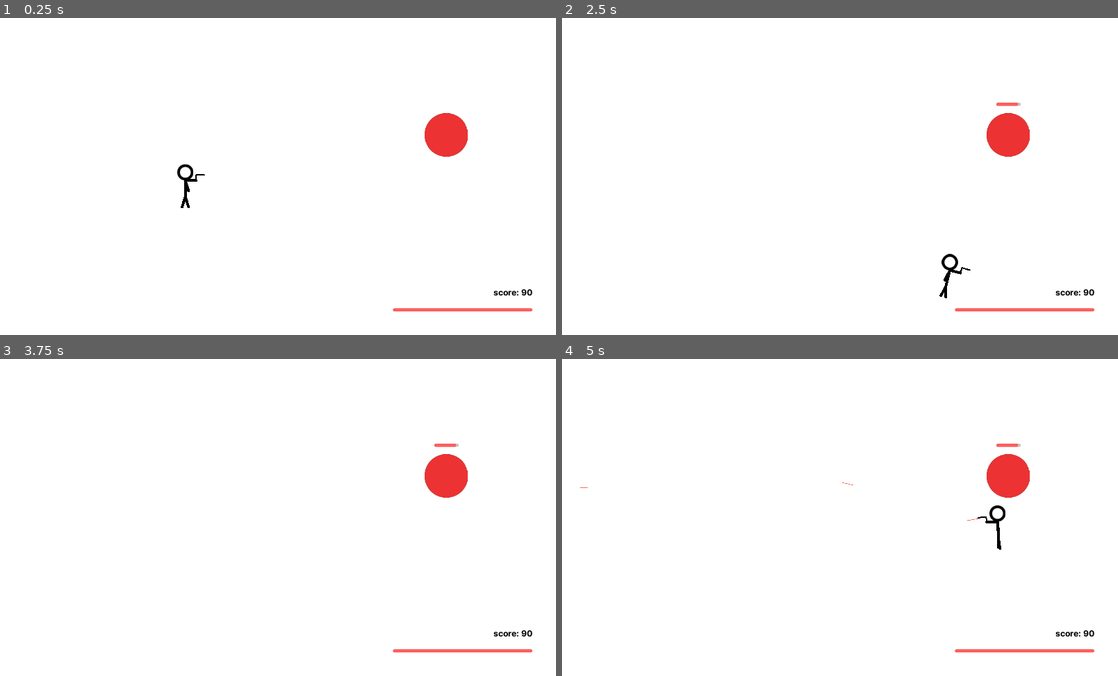
Above: before the commit, frames 1-4 (two rows, left to right).
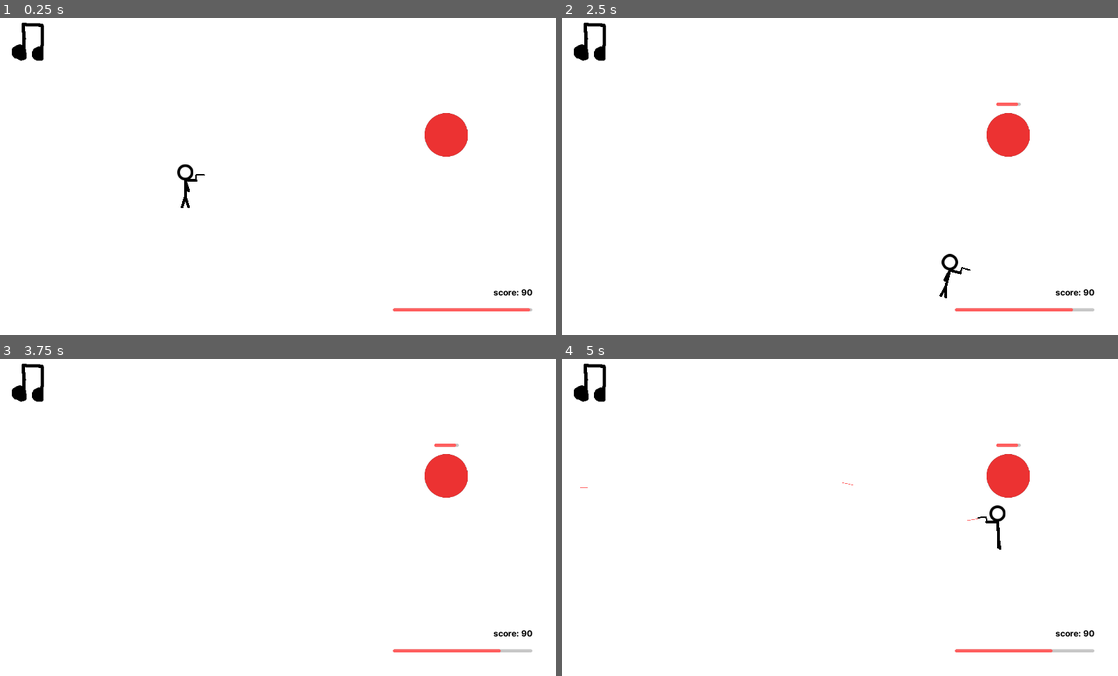
Above: after the commit, the same moments.

Repository: illogicalapple/stickmaniac
Game: Godot game, scene res://Root.tscn
The game is run twice, just before and just after one commit, with the same random seed, the same clock (stepped at 60 frames per second) and the same inputs.
Inputs (mouse positions are in pixels of both pictures, inside the frame that each line leads up to):
- Up to frame 1 (0.25 s): no input
- Up to frame 2 (2.5 s): click (595, 37) at 0.52 s; tap Enter at 1.25 s; hold Right (ui_right) 1.28-2.03 s; hold Space (pew_pew) 1.28-2.03 s; hold Down (ui_down) from 2.03 s (still down); tap Space (pew_pew) at 2.1 s
- Up to frame 3 (3.75 s): release Down (ui_down) at 2.78 s; hold Right (ui_right) 2.78-3.53 s; hold Space (pew_pew) 2.78-3.53 s; hold Up (ui_up) from 3.53 s (still down); tap Space (pew_pew) at 3.6 s
- Up to frame 4 (5 s): tap Enter at 4.25 s; release Up (ui_up) at 4.28 s; hold Left (ui_left) from 4.28 s (still down); hold Space (pew_pew) from 4.28 s (still down)

The runs differ from the first frame. In frame 1, 0.3% of the frame differs, in the area x 2-96%, y 1-93%; in frame 2, 0.4%; in frame 3, 0.4%; in frame 4, 0.4%.

Commit message:
add music button; player damage signal
player still cant get hit by enemy but health will drain slowly to display the signal working

Diff:
--- a/GUI.gd
+++ /dev/null
@@ -1,7 +0,0 @@
-extends Control
-
-func _ready():
-	get_node("/root/Root/Stickmin").connect("damage", self, "on_damage")
-
-func _on_damage(amount):
-	$HealthBar.value -= amount
--- a/Root.tscn
+++ b/Root.tscn
@@ -1,11 +1,12 @@
-[gd_scene load_steps=7 format=2]
+[gd_scene load_steps=8 format=2]
 
 [ext_resource path="res://Root.gd" type="Script" id=1]
 [ext_resource path="res://stickmin/Stickmin.tscn" type="PackedScene" id=2]
 [ext_resource path="res://spawners/Spawners.tscn" type="PackedScene" id=3]
-[ext_resource path="res://GUI.tscn" type="PackedScene" id=4]
+[ext_resource path="res://ui/GUI.tscn" type="PackedScene" id=4]
 [ext_resource path="res://enemy/Enemy.tscn" type="PackedScene" id=5]
-[ext_resource path="res://GUI.gd" type="Script" id=6]
+[ext_resource path="res://sound/game-music.mp3" type="AudioStream" id=6]
+[ext_resource path="res://sound/SoundPlayer.gd" type="Script" id=7]
 
 [node name="Root" type="Node"]
 script = ExtResource( 1 )
@@ -13,7 +14,6 @@
 [node name="GUI" parent="." instance=ExtResource( 4 )]
 grow_horizontal = 2
 grow_vertical = 2
-script = ExtResource( 6 )
 
 [node name="Stickmin" parent="." instance=ExtResource( 2 )]
 
@@ -22,4 +22,10 @@
 [node name="Enemy" parent="." instance=ExtResource( 5 )]
 position = Vector2( 822, 231 )
 
+[node name="SoundPlayer" type="Node2D" parent="."]
+script = ExtResource( 7 )
+
+[node name="Music" type="AudioStreamPlayer" parent="SoundPlayer"]
+stream = ExtResource( 6 )
+
 [connection signal="damage" from="Stickmin" to="GUI" method="_on_Stickmin_damage"]
--- /dev/null
+++ b/sound/SoundPlayer.gd
@@ -0,0 +1,15 @@
+extends Node2D
+
+onready var root = get_tree().current_scene
+
+var music_enabled = false
+
+func _ready():
+	root.get_node("GUI").connect("music_toggled", self, "_on_Music_toggled")
+
+func _on_Music_toggled():
+	if music_enabled:
+		music_enabled = false
+	else:
+		music_enabled = true
+	$Music.playing = music_enabled
--- a/stickmin/Stickmin.gd
+++ b/stickmin/Stickmin.gd
@@ -3,7 +3,7 @@
 signal damage(amount)
 
 func _process(_delta):
-	pass
+	emit_signal("damage", 0.1)
 
 func _on_Hurtbox_area_entered(body):
 	print("hurt")
--- /dev/null
+++ b/ui/GUI.gd
@@ -0,0 +1,14 @@
+extends Control
+
+onready var root = get_tree().current_scene
+
+signal music_toggled
+
+func _ready():
+	root.get_node("Stickmin").connect("damage", self, "_on_damage")
+
+func _on_damage(amount):
+	$HealthBar.value -= amount
+
+func _on_MusicToggled_pressed():
+	emit_signal("music_toggled")
--- a/GUI.tscn
+++ b/ui/GUI.tscn
@@ -1,6 +1,9 @@
-[gd_scene load_steps=6 format=2]
+[gd_scene load_steps=10 format=2]
 
 [ext_resource path="res://fonts/Inter-Bold.ttf" type="DynamicFontData" id=1]
+[ext_resource path="res://ui/music-enabled.png" type="Texture" id=2]
+[ext_resource path="res://ui/music-disabled.png" type="Texture" id=3]
+[ext_resource path="res://ui/GUI.gd" type="Script" id=4]
 
 [sub_resource type="DynamicFont" id=3]
 outline_color = Color( 0, 0, 0, 1 )
@@ -23,10 +26,19 @@
 corner_radius_bottom_right = 5
 corner_radius_bottom_left = 5
 
+[sub_resource type="AnimatedTexture" id=5]
+flags = 4
+frames = 2
+fps = 0.0
+frame_0/texture = ExtResource( 2 )
+frame_1/texture = ExtResource( 3 )
+frame_1/delay_sec = 0.0
+
 [node name="GUI" type="Control"]
 anchor_right = 1.0
 anchor_bottom = 1.0
 theme = SubResource( 4 )
+script = ExtResource( 4 )
 
 [node name="HealthBar" type="ProgressBar" parent="."]
 anchor_left = 1.0
@@ -54,3 +66,15 @@
 custom_colors/font_color = Color( 0, 0, 0, 1 )
 text = "score: 90"
 align = 2
+
+[node name="MusicToggled" type="Button" parent="."]
+margin_left = 1.0
+margin_top = -2.0
+margin_right = 103.0
+margin_bottom = 97.0
+focus_mode = 0
+enabled_focus_mode = 0
+icon = SubResource( 5 )
+flat = true
+
+[connection signal="pressed" from="MusicToggled" to="." method="_on_MusicToggled_pressed"]
Not shown, added: sound/game-music.mp3.import
Binary file added: ui/music-disabled.png
Not shown, added: ui/music-disabled.png.import
Binary file added: ui/music-enabled.png
Not shown, added: ui/music-enabled.png.import
Not shown, added: sound/game-music.mp3
